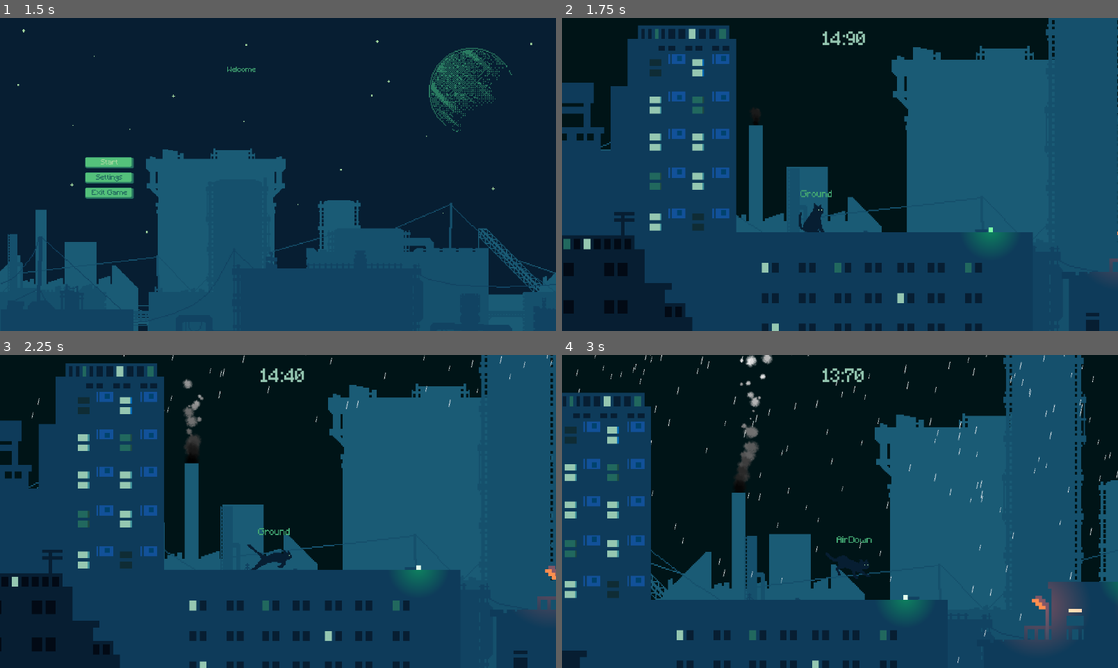
Above: before the commit, frames 1-4 (two rows, left to right).
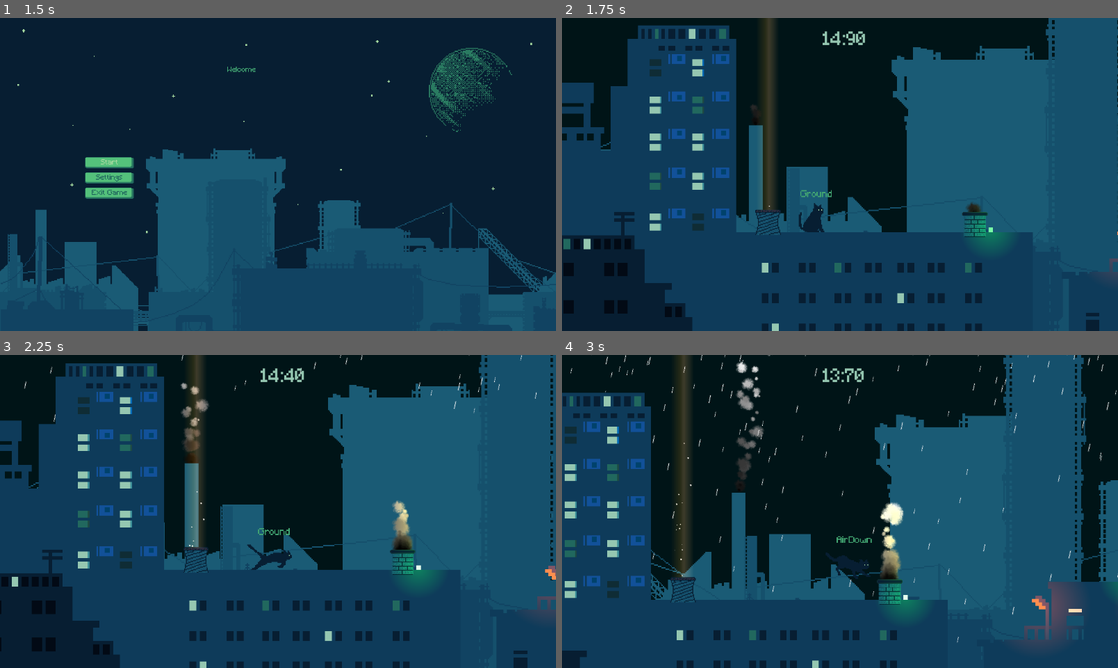
Above: after the commit, the same moments.

Repository: DEVizzent/mermelada-jam-2023
Game: Godot game, scene res://Inicio/StartMenu.tscn
Same seed, same stepped clock (60 frames per second), same inputs: the game is played once before the commit and once after it.
Inputs (mouse positions are in pixels of both pictures, inside the frame that each line leads up to):
- Up to frame 1 (1.5 s): click "Start" at 0.5 s; click "Start" at 1.25 s
- Up to frame 2 (1.75 s): no input
- Up to frame 3 (2.25 s): move the mouse to (400, 495) at 2.02 s; hold Right (ui_right) from 2.03 s (still down); click (400, 495) at 2.17 s
- Up to frame 4 (3 s): tap Space (jump) at 2.27 s; release Right (ui_right) at 2.75 s; drag from (728, 527) to (917, 480) at 2.77 s

Frame 1 is identical in both runs. In frame 2, 1.9% of the frame differs, in the area x 33-77%, y 0-70%; in frame 3, 2.6%; in frame 4, 4.7%, in the area x 1-100%, y 0-99%.

Commit message:
chimenea retokes

Diff:
--- a/Levels/BloquesReutilizables/BloqueVapor/bloque_salida_vapor.tscn
+++ b/Levels/BloquesReutilizables/BloqueVapor/bloque_salida_vapor.tscn
@@ -7,7 +7,7 @@
 
 [sub_resource type="ParticleProcessMaterial" id="ParticleProcessMaterial_nx3xs"]
 emission_shape = 3
-emission_box_extents = Vector3(10, 1, 1)
+emission_box_extents = Vector3(15, 1, 1)
 particle_flag_disable_z = true
 direction = Vector3(0, 1, 0)
 spread = 0.0
@@ -32,7 +32,7 @@
 fill_to = Vector2(0.777778, 1)
 
 [sub_resource type="RectangleShape2D" id="RectangleShape2D_4ykj8"]
-size = Vector2(46, 332)
+size = Vector2(38, 344)
 
 [node name="BloqueSalidaVapor" type="Node2D"]
 script = ExtResource("1_ei3iu")
@@ -45,7 +45,7 @@
 
 [node name="ChimneyVapor" type="Sprite2D" parent="."]
 position = Vector2(0, -4)
-scale = Vector2(2.5, 2.5)
+scale = Vector2(1.5, 1.5)
 texture = ExtResource("1_l1eq7")
 
 [node name="ChimneyVaporExtension" type="Sprite2D" parent="."]
@@ -55,16 +55,23 @@
 [node name="TextureRect" type="TextureRect" parent="."]
 self_modulate = Color(1, 1, 1, 0.254902)
 material = SubResource("CanvasItemMaterial_rnv4t")
-offset_left = -57.0
-offset_top = -597.0
-offset_right = 66.0
-offset_bottom = -37.0
+offset_left = -30.0
+offset_top = -594.0
+offset_right = 34.0
+offset_bottom = -24.0
 texture = SubResource("GradientTexture2D_6s640")
 
 [node name="Timer" type="Timer" parent="."]
 
-[node name="AreaPushPlayer" type="Area2D" parent="."]
+[node name="AreaPushPlayer" type="Area2D" parent="." groups=["vapor"]]
+visible = false
 
 [node name="CollisionShape2D" type="CollisionShape2D" parent="AreaPushPlayer"]
-position = Vector2(0, -195)
+position = Vector2(0, -189)
 shape = SubResource("RectangleShape2D_4ykj8")
+
+[node name="StaticBody2D" type="StaticBody2D" parent="."]
+
+[node name="CollisionPolygon2D" type="CollisionPolygon2D" parent="StaticBody2D"]
+build_mode = 1
+polygon = PackedVector2Array(-22, 20, -22, -25, -18, -25, -18, 15, 18, 15, 18, -25, 22, -25, 22, 20)
--- a/Levels/BloquesReutilizables/BoqueChimenea/bloque_chimenea.gd
+++ b/Levels/BloquesReutilizables/BoqueChimenea/bloque_chimenea.gd
@@ -18,7 +18,6 @@
 		turn_on()
 	else:
 		turn_off()
-	print(cuenta_ciclo)
 
 func turn_on():
 	particulas.emitting = true
@@ -32,7 +31,3 @@
 
 func _on_fair_play_timeout():
 	colision_muerte.disabled = false
-
-func _on_area_muerte_body_entered(body):
-	if body.is_in_group("player"):
-		EventBus.emit_signal("chimenea_hit")
--- a/Levels/BloquesReutilizables/BoqueChimenea/bloque_chimenea.tscn
+++ b/Levels/BloquesReutilizables/BoqueChimenea/bloque_chimenea.tscn
@@ -46,7 +46,7 @@
 [node name="TimerCiclo" type="Timer" parent="."]
 autostart = true
 
-[node name="AreaMuerte" type="Area2D" parent="."]
+[node name="AreaMuerte" type="Area2D" parent="." groups=["chimenea"]]
 
 [node name="CollisionShape2D" type="CollisionShape2D" parent="AreaMuerte"]
 position = Vector2(-2, -40)
@@ -57,5 +57,4 @@
 one_shot = true
 
 [connection signal="timeout" from="TimerCiclo" to="." method="_on_timer_ciclo_timeout"]
-[connection signal="body_entered" from="AreaMuerte" to="." method="_on_area_muerte_body_entered"]
 [connection signal="timeout" from="AreaMuerte/FairPlay" to="." method="_on_fair_play_timeout"]
--- a/Levels/Level2/Level2.tscn
+++ b/Levels/Level2/Level2.tscn
@@ -13,6 +13,8 @@
 [ext_resource type="PackedScene" uid="uid://bg00sa1mtcdsx" path="res://Levels/BloquesReutilizables/bloque_3.tscn" id="11_ocuuo"]
 [ext_resource type="PackedScene" uid="uid://dhcqkivmh5tqg" path="res://Levels/BloquesReutilizables/bloque_final.tscn" id="12_eyiku"]
 [ext_resource type="PackedScene" uid="uid://cl4ayh8478a6v" path="res://Settings/Settings.tscn" id="14_2vlkn"]
+[ext_resource type="PackedScene" uid="uid://cy53ls3dwj051" path="res://Levels/BloquesReutilizables/BoqueChimenea/bloque_chimenea.tscn" id="15_a7oyw"]
+[ext_resource type="PackedScene" uid="uid://fudli33bukc1" path="res://Levels/BloquesReutilizables/BloqueVapor/bloque_salida_vapor.tscn" id="16_shsg0"]
 [ext_resource type="PackedScene" uid="uid://ck3p64601iieq" path="res://DeathZone/DeathZone.tscn" id="17_rjag8"]
 
 [node name="Level2" type="Node2D" groups=["level"]]
@@ -65,3 +67,9 @@
 [node name="DeathZone" parent="." instance=ExtResource("17_rjag8")]
 
 [node name="Settings" parent="." instance=ExtResource("14_2vlkn")]
+
+[node name="BloqueChimenea" parent="." instance=ExtResource("15_a7oyw")]
+position = Vector2(291, 117)
+
+[node name="BloqueSalidaVapor" parent="." instance=ExtResource("16_shsg0")]
+position = Vector2(-77, 124)
--- a/Player/ClasesMachineState/machine_state.gd
+++ b/Player/ClasesMachineState/machine_state.gd
@@ -16,7 +16,6 @@
 
 func _ready():
 	EventBus.levelCompleted.connect(level_completed)
-	EventBus.chimenea_hit.connect(chimenea_hit)
 	init_states()
 
 func init_states():
@@ -50,3 +49,9 @@
 func chimenea_hit():
 	print("chimenea hited cat!")
 	print("falta programar reaccion")
+
+func _on_hit_box_area_entered(area : Area2D):
+	if area.get_parent().is_in_group("chimenea"):
+		print("chimenea hit")
+	elif area.get_parent().is_in_group("vapor"):
+		print("vapor hit")
--- a/Player/Player.tscn
+++ b/Player/Player.tscn
@@ -278,6 +278,10 @@
 "speed": 15.0
 }]
 
+[sub_resource type="CapsuleShape2D" id="CapsuleShape2D_sx1in"]
+radius = 23.0
+height = 56.0
+
 [node name="Player" type="CharacterBody2D"]
 collision_mask = 8
 script = ExtResource("1_jp80u")
@@ -398,4 +402,11 @@
 stream = ExtResource("21_lhtp5")
 pitch_scale = 0.49
 
+[node name="hitBox" type="Area2D" parent="."]
+
+[node name="CollisionShape2D" type="CollisionShape2D" parent="hitBox"]
+position = Vector2(-1, -5)
+shape = SubResource("CapsuleShape2D_sx1in")
+
 [connection signal="timeout" from="MachineState/Ground/CoyoteTimer" to="MachineState/Ground" method="coyote_time_end"]
+[connection signal="area_entered" from="hitBox" to="MachineState" method="_on_hit_box_area_entered"]
Not shown: 1 places in Levels/Level2/Level2.tscn that only renumber resources
Not shown: 1 places in Player/Player.tscn that only renumber resources
